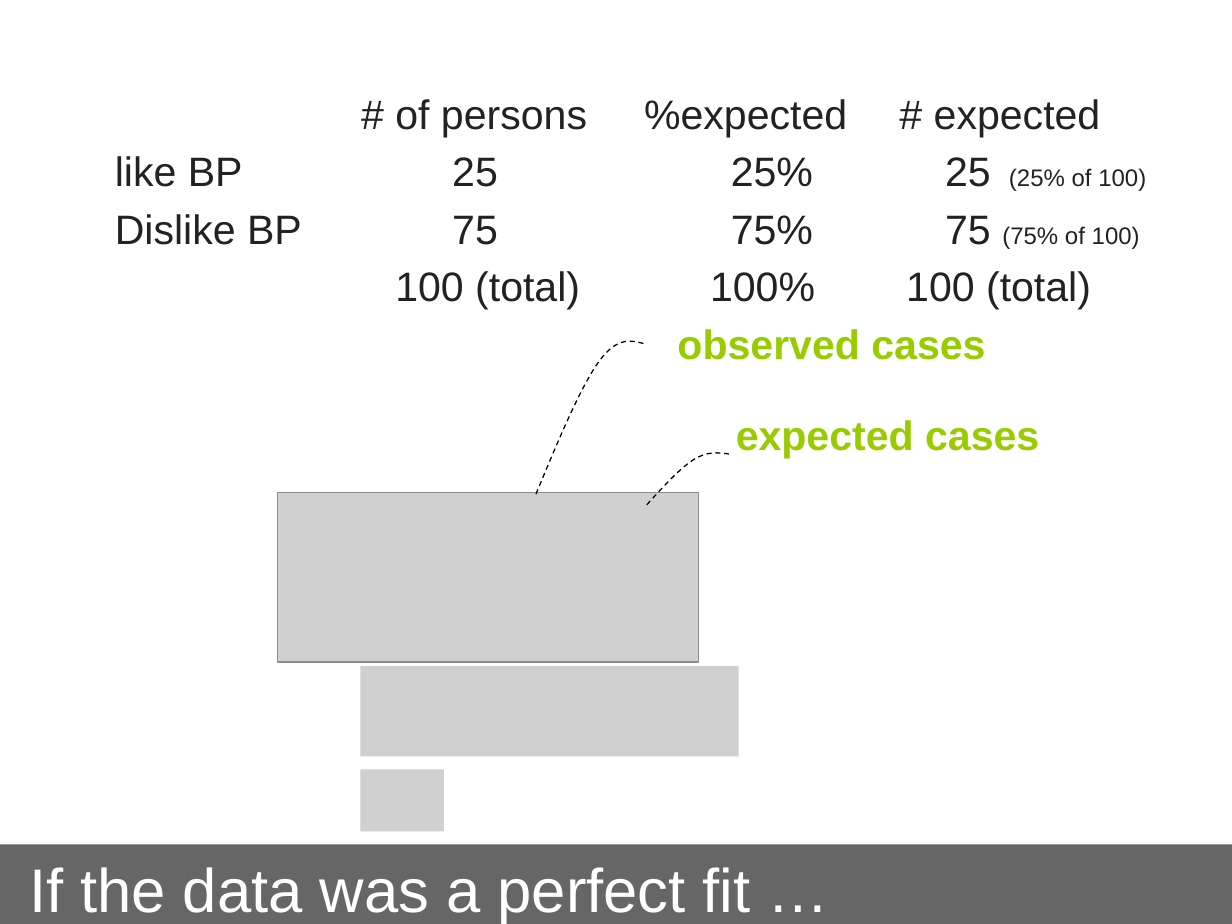
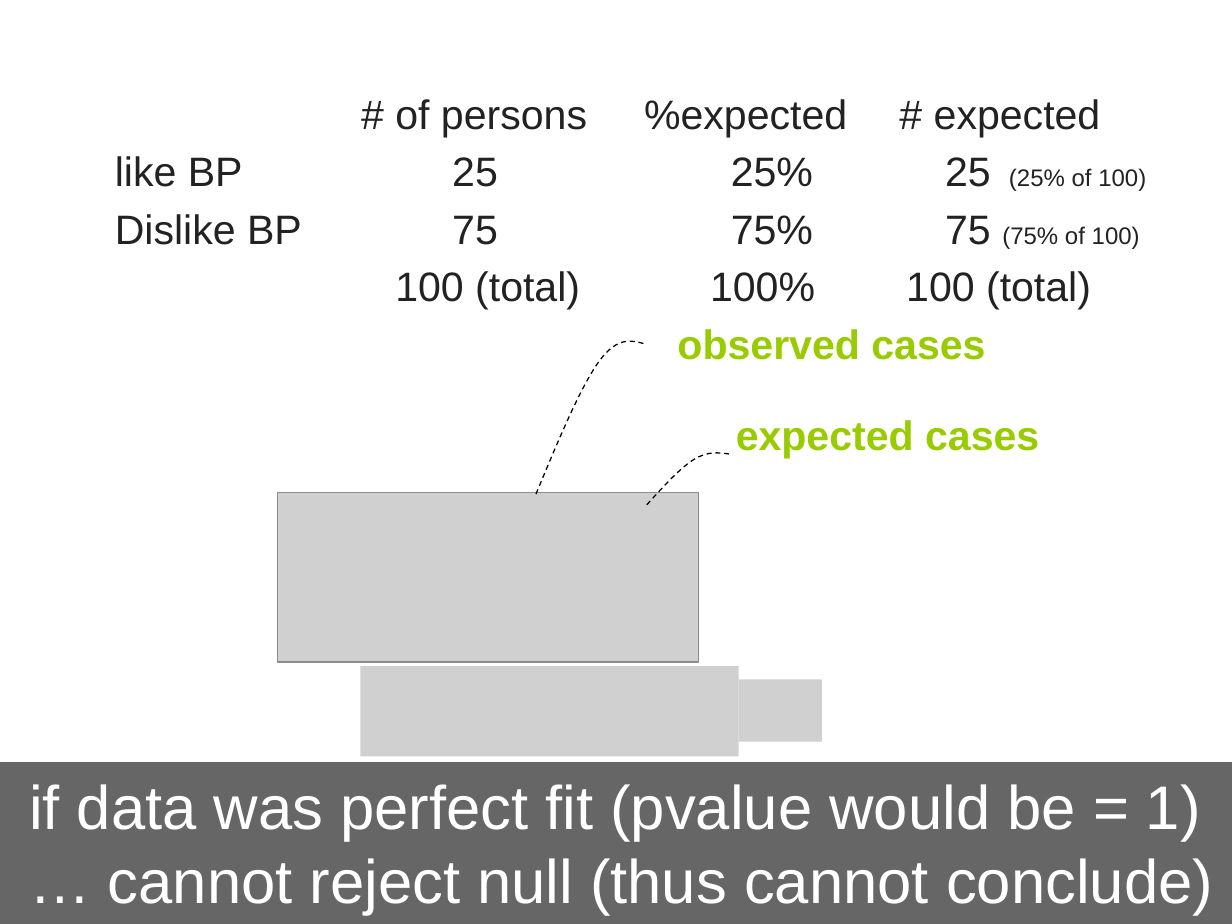
Before and after one commit to coms10011/2018_19, a slide deck: slide 11 of 17_CategoricalCHIsquare/17-Roudaut-stats- ChiSquare-30min.pptx (slide 12 before the commit). Drawn at 1232x924 pixels with LibreOffice and Linux fonts; fonts in the diff are those of the drawing; grey boxes stand for pictures. Boxes give left, top, right and bottom in pixels: in the first picture for what was removed or moved away, otherwise in the second. Text is boxed around its words. In the diff, an @@ line names an element or a change of style, - is before the commit and + after.

```diff
--- a/17_CategoricalCHIsquare/17-Roudaut-stats- ChiSquare-30min.pptx
+++ b/17_CategoricalCHIsquare/17-Roudaut-stats- ChiSquare-30min.pptx
@@ picture added at <box>739,680,823,742</box> @@
@@ rectangle "if data was perfect fit ...": place and size @@
-rectangle "if data was perfect fit ..." at <box>0,844,1232,924</box>
+rectangle "if data was perfect fit ..." at <box>0,763,1232,924</box>
@@ picture removed at <box>361,769,445,830</box> @@
@@ text in rectangle at <box>29,784,1213,915</box>: text changed @@
-If the data was a perfect fit …
+if data was perfect fit (pvalue would be = 1) … cannot reject null (thus cannot conclude)
```
Also in this commit, not shown: 4 other slides changed, 1 slide added, 1 other file.
